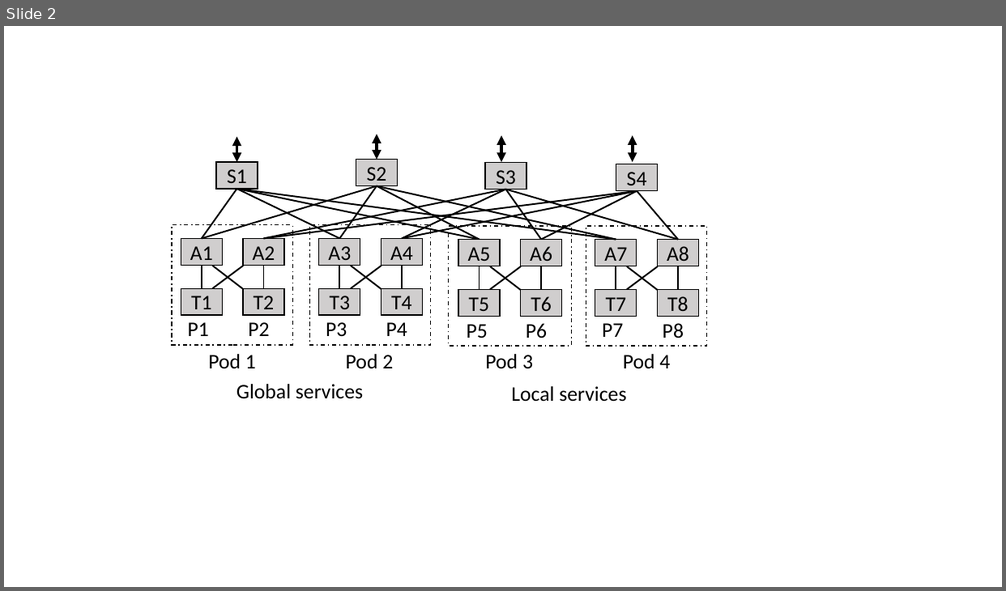
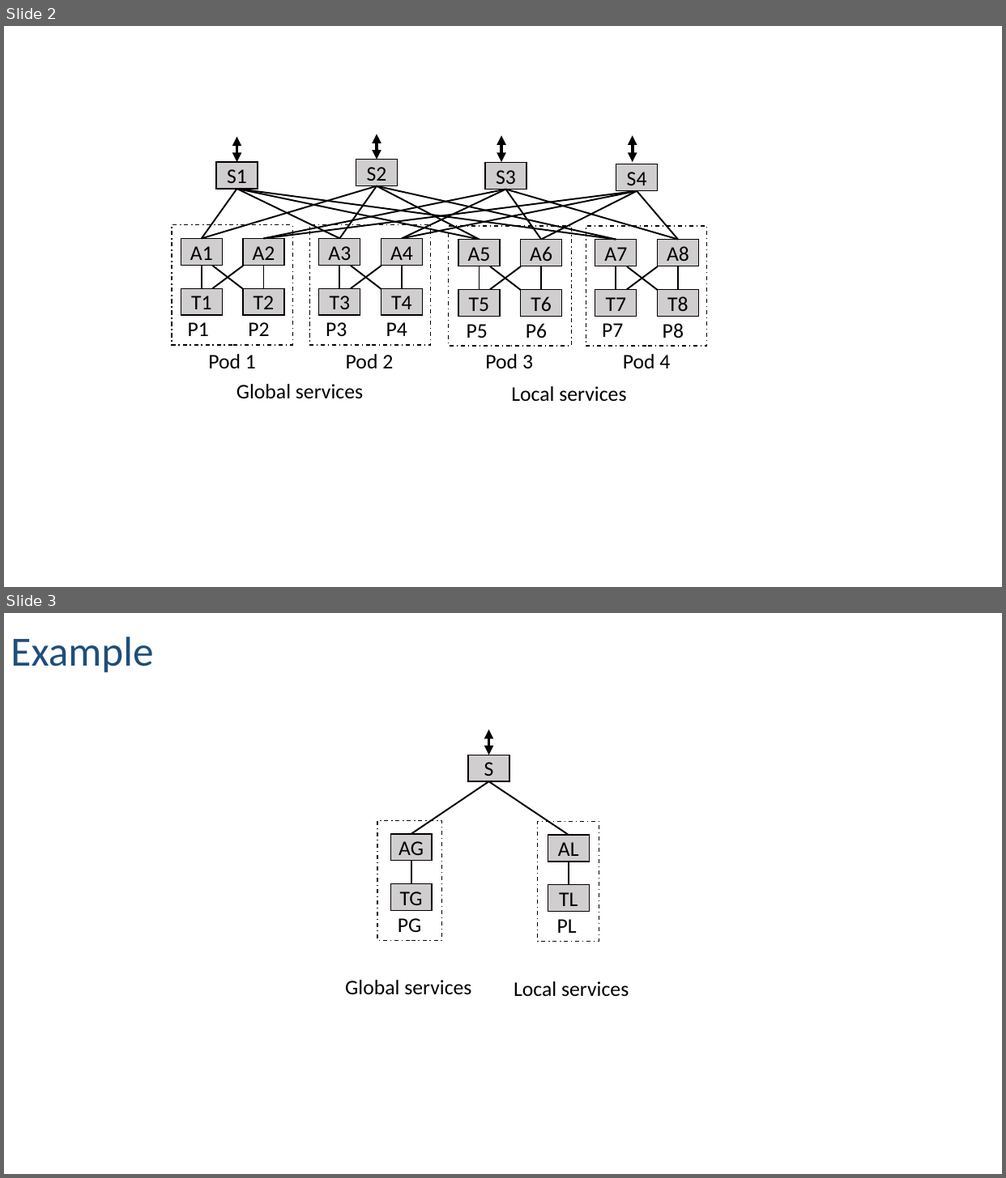
Before and after one commit to rabeckett/propane, a slide deck: paper/abstraction/figures/examples.pptx. Shown one above the other, each under a label of ours: slide 2 before the commit, slides 2 and 3 after it. The pictures are 1006x591 and 1006x1178 pixels, drawn with LibreOffice and Linux fonts; fonts in the diff are those of the drawing. Boxes give left, top, right and bottom in pixels: in the first picture for what was removed or moved away, otherwise in the second. Text is boxed around its words. In the diff, an @@ line names an element or a change of style, - is before the commit and + after.

```diff
--- a/paper/abstraction/figures/examples.pptx
+++ b/paper/abstraction/figures/examples.pptx
@@ slide 3 added at [4, 613, 1002, 1174], background #FFFFFF @@
@@ text added at [10, 636, 153, 673], 40 pt, text #1F4E79 @@
+Example
@@ double arrow added from (489, 730) to (489, 756), #000000 3 pt @@
@@ rectangle added at [468, 756, 509, 782], fill #D0CECE, outline #000000 1 pt, 20 pt, text #000000 @@
+S
@@ line added from (489, 781) to (411, 834), #000000 1.5 pt @@
@@ line added from (489, 781) to (569, 835), #000000 1.5 pt @@
@@ rectangle added at [377, 820, 442, 940], outline #000000 1 pt dashed @@
@@ rectangle added at [538, 822, 599, 942], outline #000000 1 pt dashed @@
@@ rectangle added at [390, 834, 432, 861], fill #D0CECE, outline #000000 1 pt, 20 pt, text #000000 @@
+AG
@@ rectangle added at [548, 835, 590, 862], fill #D0CECE, outline #000000 1 pt, 20 pt, text #000000 @@
+AL
@@ line added from (411, 861) to (411, 884), #000000 1.5 pt @@
@@ line added from (569, 862) to (569, 884), #000000 1.5 pt @@
@@ rectangle added at [390, 884, 432, 911], fill #D0CECE, outline #000000 1 pt, 20 pt, text #000000 @@
+TG
@@ rectangle added at [548, 884, 590, 912], fill #D0CECE, outline #000000 1 pt, 20 pt, text #000000 @@
+TL
@@ text added at [398, 918, 421, 932], 20 pt, text #000000 @@
+PG
@@ text added at [557, 919, 577, 933], 20 pt, text #000000 @@
+PL
@@ text added at [345, 980, 471, 995], 20 pt, text #000000 @@
+Global services
@@ text added at [513, 982, 629, 997], 20 pt, text #000000 @@
+Local services
```
Also in this commit, not shown: 2 other files.
